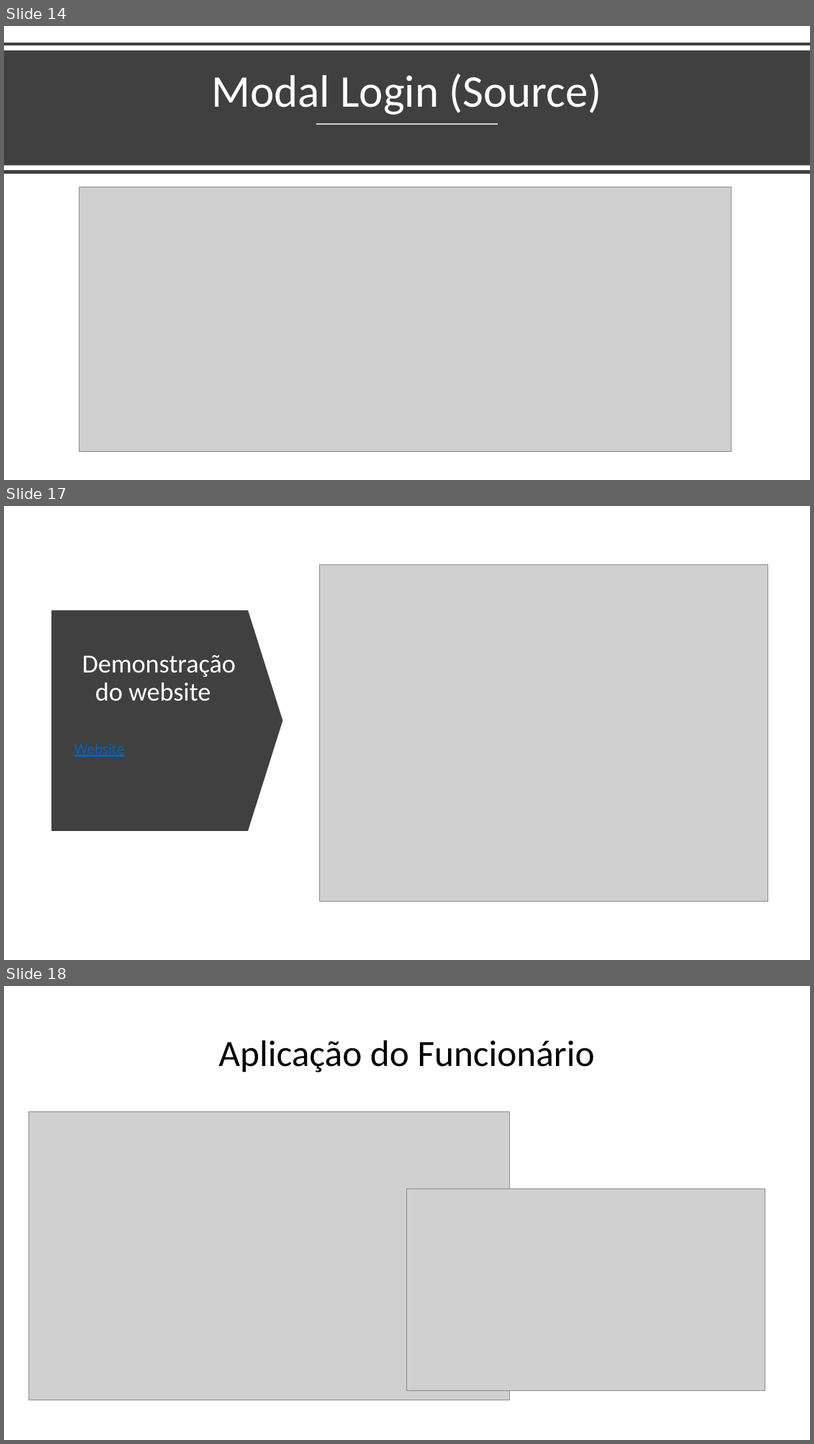
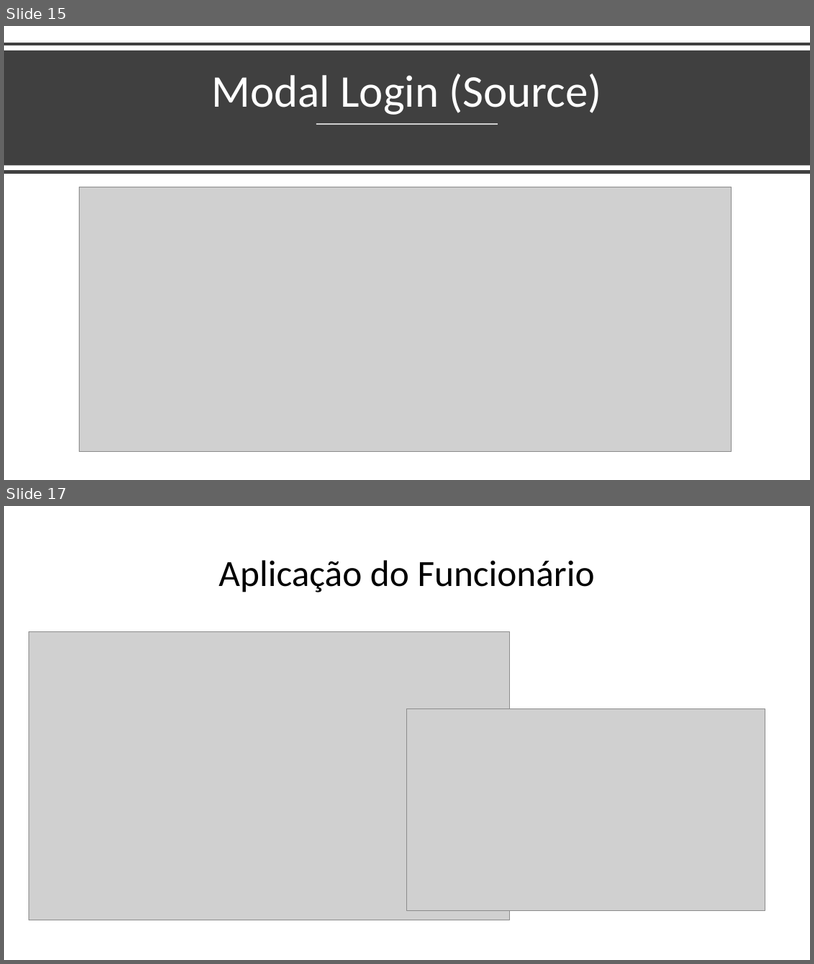
Before and after one commit to AndreZila01/Project-C-Sharp2.0, a slide deck: RelatorioEApresentação/Projeto mod 16.pptx. Shown one above the other, each under a label of ours: slides 14, 17 and 18 before the commit, slides 15 and 17 after it; the slides between them are not shown. The pictures are 814x1444 and 814x964 pixels, drawn with LibreOffice and Linux fonts; fonts in the diff are those of the drawing; grey boxes stand for pictures. Boxes give left, top, right and bottom in pixels: in the first picture for what was removed or moved away, otherwise in the second. Text is boxed around its words. In the diff, an @@ line names an element or a change of style, - is before the commit and + after.

```diff
--- a/RelatorioEApresentação/Projeto mod 16.pptx
+++ b/RelatorioEApresentação/Projeto mod 16.pptx
@@ slide 17 removed at bbox=[4, 506, 810, 960], background #FFFFFF @@
@@ picture removed at bbox=[320, 565, 769, 901] @@
@@ down arrow removed at bbox=[52, 610, 283, 831] @@
@@ title removed at bbox=[82, 655, 236, 701] @@
-Demonstração do website
@@ text removed at bbox=[75, 743, 125, 757] @@
-Website
@@ what was slide 14 is now slide 15 @@
@@ what was slide 18 is now slide 17 @@
```
Also in this commit, not shown: 8 slides changed, 1 slide added, 1 other slide removed, 9 other files.
